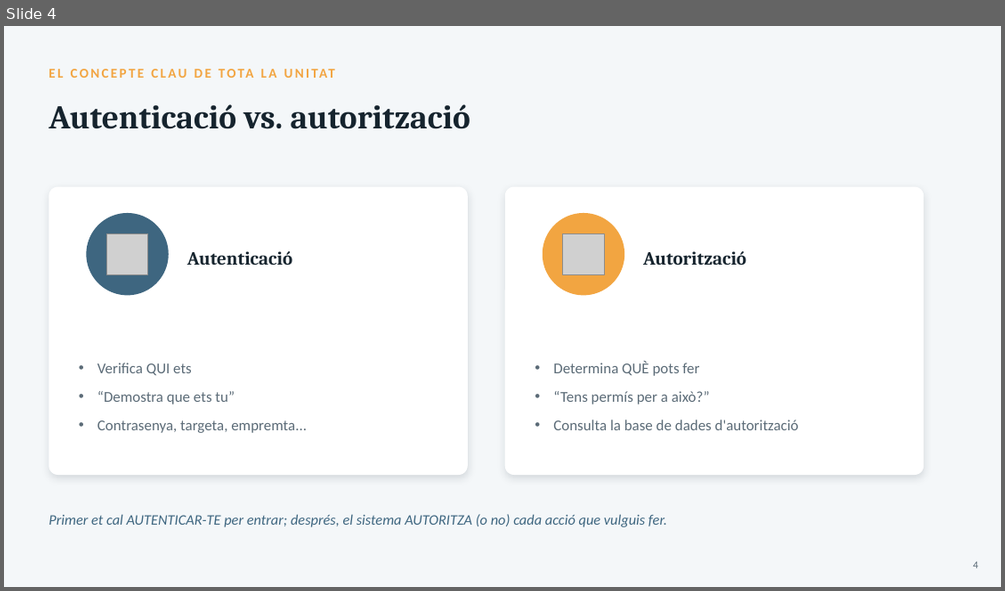
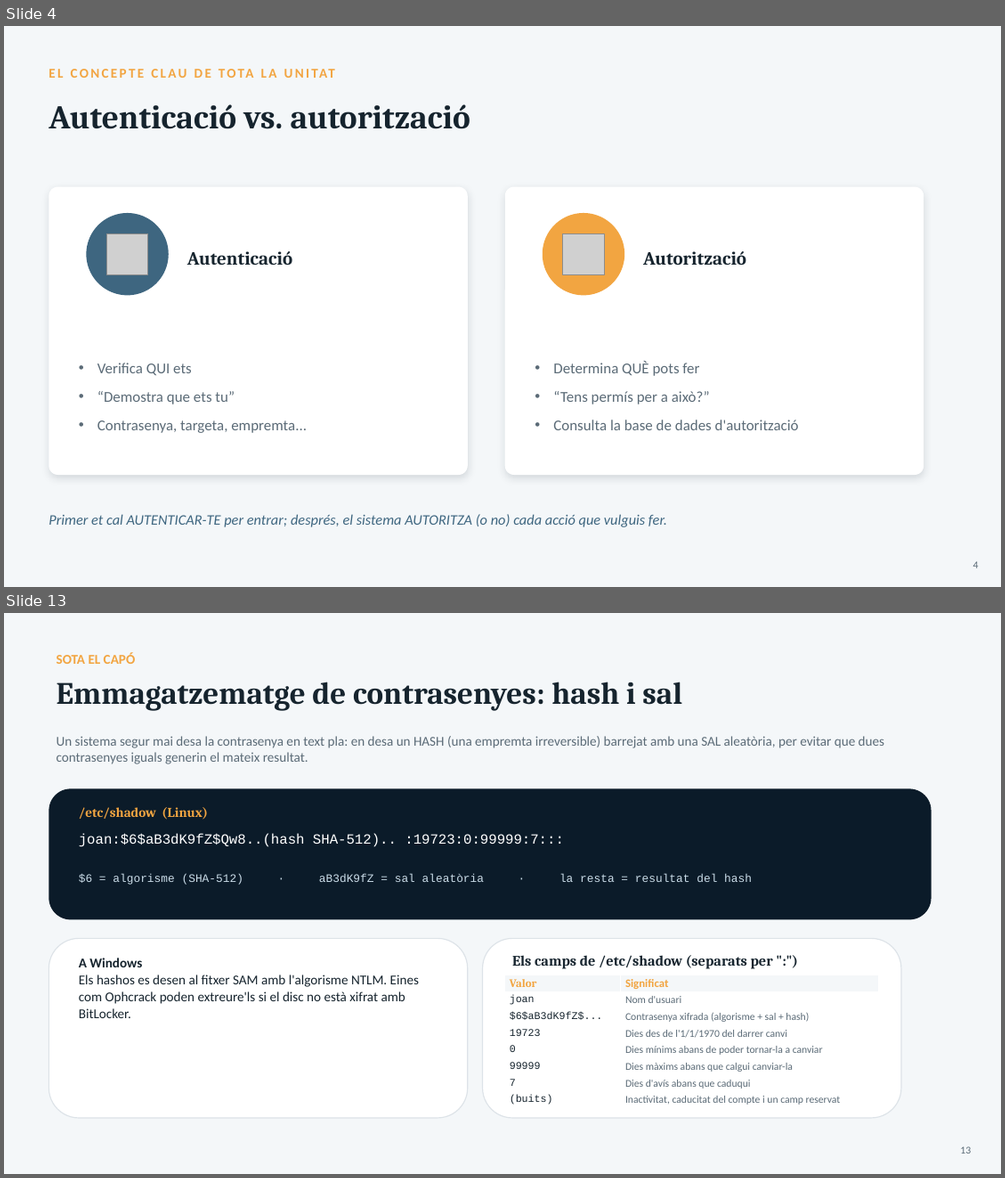
Before and after one commit to joansanchezescudero/SMX_0226_Seguretat_Informatica, a slide deck: RA1 - Seguretat passiva/AA3 - Seguretat logica/RA1_AA3_Seguretat_Logica.pptx. Shown one above the other, each under a label of ours: slide 4 before the commit, slides 4 and 13 after it; the slides between them are not shown. The pictures are 1005x591 and 1005x1178 pixels, drawn with LibreOffice and Linux fonts; fonts in the diff are those of the drawing; grey boxes stand for pictures. Boxes give left, top, right and bottom in pixels: in the first picture for what was removed or moved away, otherwise in the second. Text is boxed around its words. In the diff, an @@ line names an element or a change of style, - is before the commit and + after.

```diff
--- a/RA1 - Seguretat passiva/AA3 - Seguretat logica/RA1_AA3_Seguretat_Logica.pptx
+++ b/RA1 - Seguretat passiva/AA3 - Seguretat logica/RA1_AA3_Seguretat_Logica.pptx
@@ slide 13 added at box(4, 613, 1001, 1174), background #F4F7F9 @@
@@ text added at box(57, 652, 136, 664), 13 pt, text #F2A541, bold @@
+SOTA EL CAPÓ
@@ text added at box(57, 682, 682, 710), 30 pt, text #16242E, bold @@
+Emmagatzematge de contrasenyes: hash i sal
@@ text added at box(57, 736, 884, 764), 13 pt, text #5B6B77 @@
+Un sistema segur mai desa la contrasenya en text pla: en desa un HASH (una empremta irreversible) barrejat amb una SAL aleatòria, per evitar que dues contrasenyes iguals generin el mateix resultat.
@@ rounded rectangle added at box(48, 788, 931, 919), fill #0B1B29 @@
@@ text added at box(79, 807, 207, 819), 13 pt, text #F2A541, bold @@
+/etc/shadow (Linux)
@@ text added at box(79, 833, 564, 847), 13.5 pt, text #FFFFFF @@
+joan:$6$aB3dK9fZ$Qw8..(hash SHA-512).. :19723:0:99999:7:::
@@ text added at box(79, 874, 752, 884), 11 pt, text #CADCE8 @@
+$6 = algorisme (SHA-512) · aB3dK9fZ = sal aleatòria · la resta = resultat del hash
@@ rounded rectangle added at box(48, 938, 468, 1118), fill #FFFFFF, outline #DDE3E8 1 pt @@
@@ text added at box(79, 957, 419, 1018), 13 pt, text #16242E @@
+A Windows
+Els hashos es desen al fitxer SAM amb l'algorisme NTLM. Eines com Ophcrack poden extreure'ls si el disc no està xifrat amb BitLocker.
@@ rounded rectangle added at box(483, 938, 901, 1118), fill #FFFFFF, outline #DDE3E8 1 pt @@
@@ text added at box(512, 955, 773, 969), 14 pt, text #16242E, bold @@
+Els camps de /etc/shadow (separats per ":")
@@ table added at box(505, 975, 879, 1108), 8 rows, 2 columns @@
+Valor | Significat
+joan | Nom d'usuari
+$6$aB3dK9fZ$... | Contrasenya xifrada (algorisme + sal + hash)
+19723 | Dies des de l'1/1/1970 del darrer canvi
+0 | Dies mínims abans de poder tornar-la a canviar
+99999 | Dies màxims abans que calgui canviar-la
+7 | Dies d'avís abans que caduqui
+(buits) | Inactivitat, caducitat del compte i un camp reservat
@@ text added at box(960, 1146, 971, 1153), 10 pt, text #5B6B77 @@
+13
```
Also in this commit, not shown: 16 slides changed, 10 other slides added.
